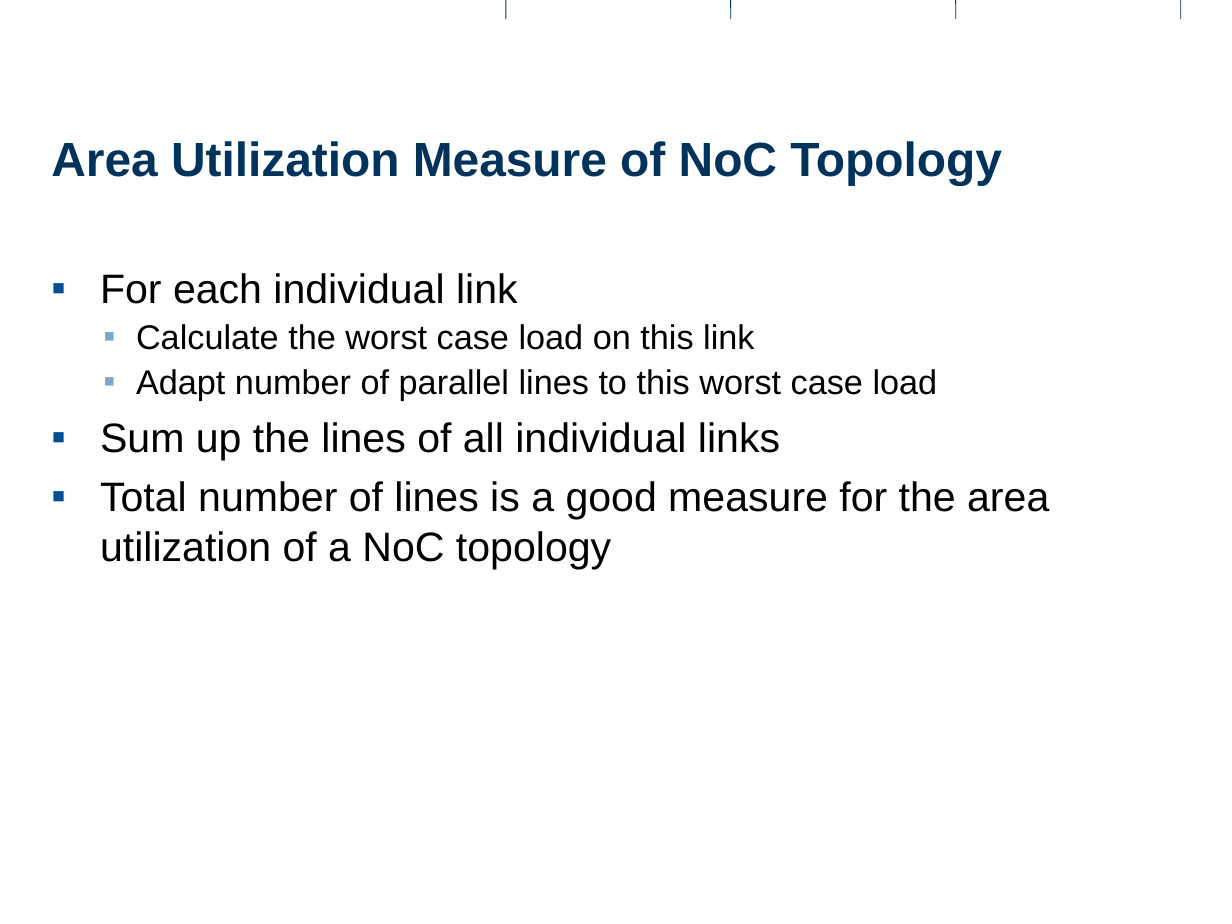
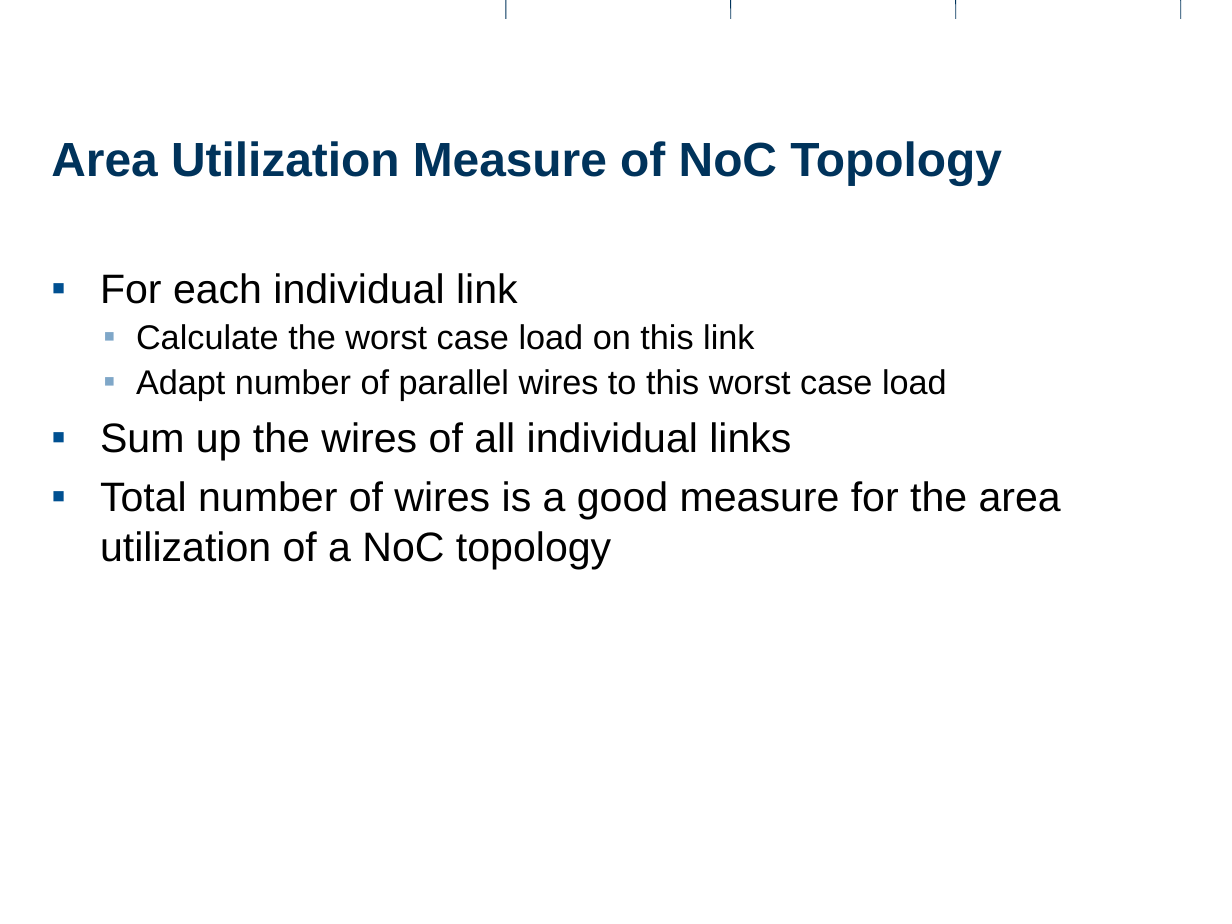
Before and after one commit to rihuber/ma, a slide deck: slide 11 of documents/presentations/intermediate1/intermediate1.odp. Drawn at 1232x924 pixels with LibreOffice and Linux fonts; fonts in the diff are those of the drawing; background and template pictures are left out. Boxes give left, top, right and bottom in pixels: in the first picture for what was removed or moved away, otherwise in the second. Text is boxed around its words. In the diff, an @@ line names an element or a change of style, - is before the commit and + after.

```diff
--- a/documents/presentations/intermediate1/intermediate1.odp
+++ b/documents/presentations/intermediate1/intermediate1.odp
@@ text at [100,369,1061,569]: text changed @@
-  ▪ Adapt number of parallel lines to this worst case load
-▪ Sum up the lines of all individual links
-▪ Total number of lines is a good measure for the area utilization of a NoC topology
+  ▪ Adapt number of parallel wires to this worst case load
+▪ Sum up the wires of all individual links
+▪ Total number of wires is a good measure for the area utilization of a NoC topology
```
Also in this commit, not shown: 2 other slides changed.
